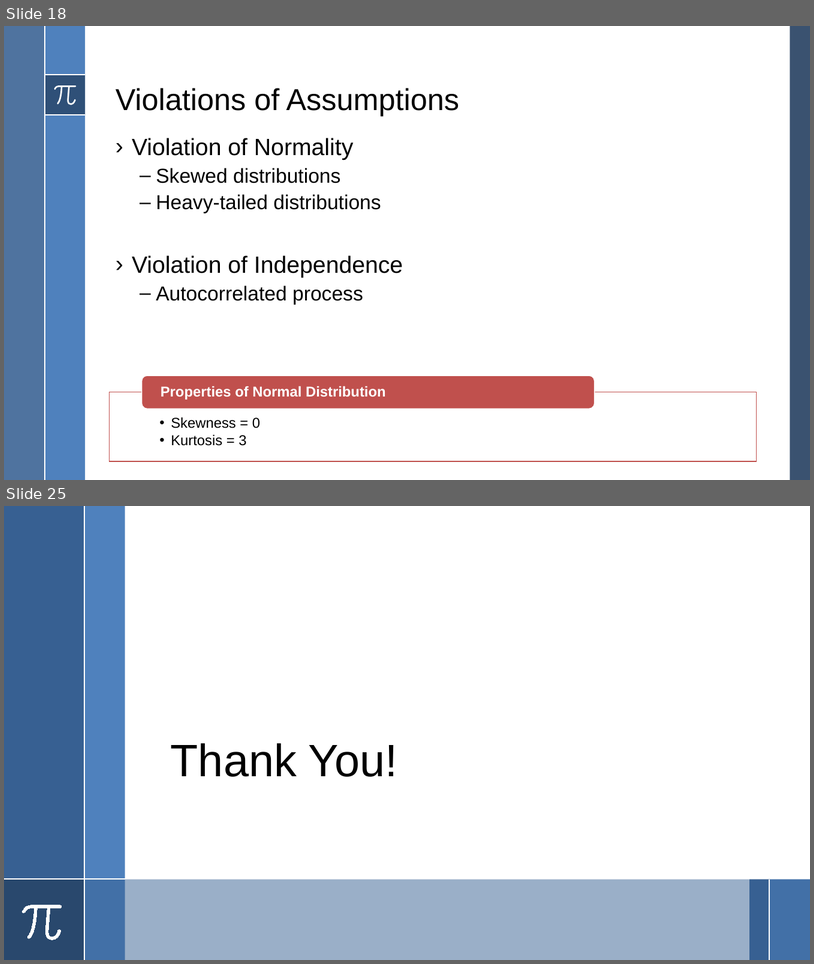
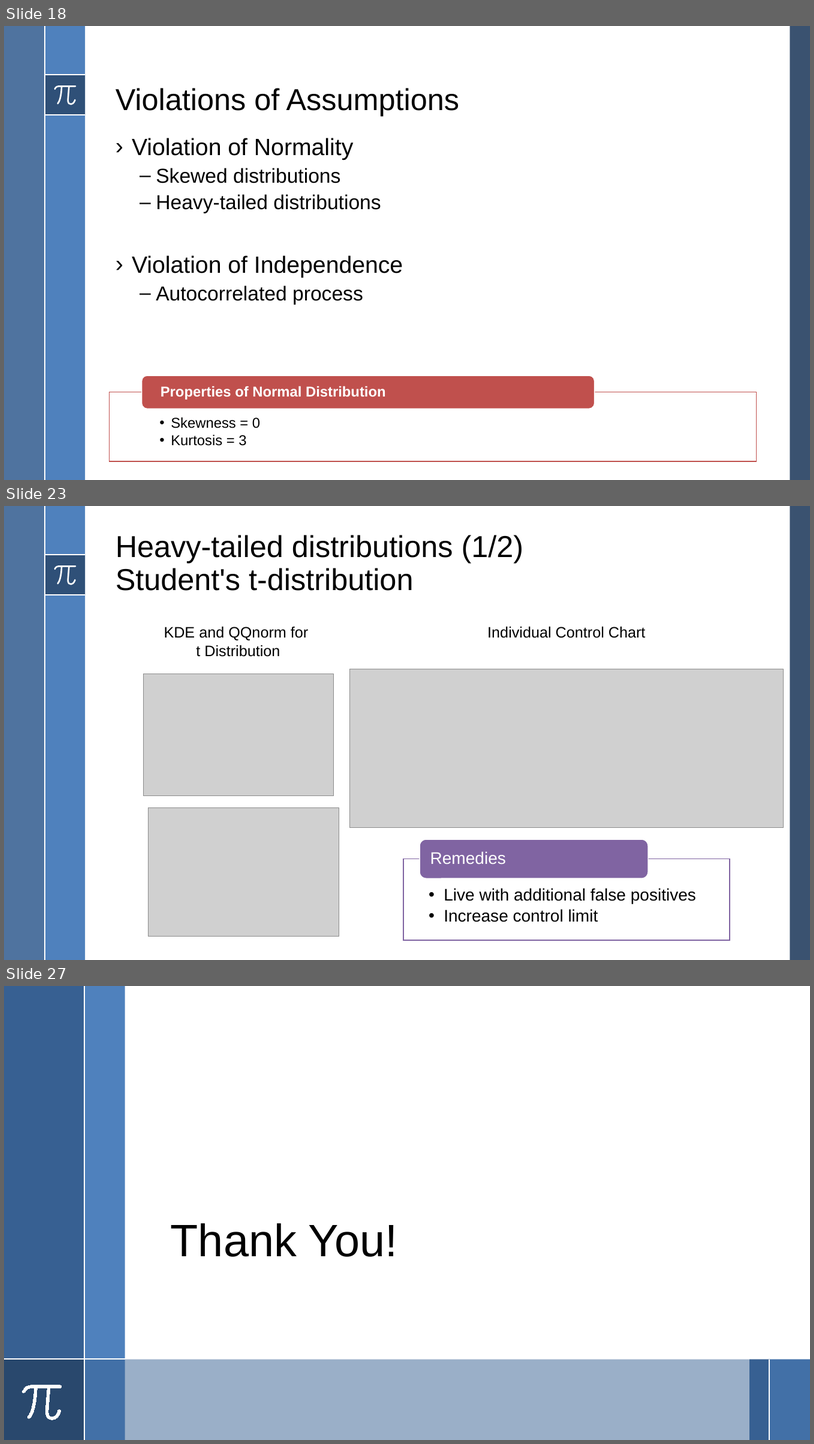
Before and after one commit to howewenann/spc_charts, a slide deck: reports/Statistical Process Control.pptx. Shown one above the other, each under a label of ours: slides 18 and 25 before the commit, slides 18, 23 and 27 after it; the slides between them are not shown. The pictures are 814x964 and 814x1444 pixels, drawn with LibreOffice and Linux fonts; fonts in the diff are those of the drawing; grey boxes stand for pictures. Boxes give left, top, right and bottom in pixels: in the first picture for what was removed or moved away, otherwise in the second. Text is boxed around its words. In the diff, an @@ line names an element or a change of style, - is before the commit and + after.

```diff
--- a/reports/Statistical Process Control.pptx
+++ b/reports/Statistical Process Control.pptx
@@ slide 23 added at <box>4,506,810,960</box>, background #FFFFFF; not listed: 8 template elements that a slide beside it also shows @@
@@ title added at <box>116,535,524,591</box>, 36 pt, text #000000 @@
+Heavy-tailed distributions (1/2)
+Student's t-distribution
@@ text added at <box>164,626,308,657</box>, 18 pt, text #000000 @@
+KDE and QQnorm for
+t Distribution
@@ text added at <box>488,626,646,638</box>, 18 pt, text #000000 @@
+Individual Control Chart
@@ picture added at <box>143,673,333,796</box> @@
@@ picture added at <box>350,669,784,827</box> @@
@@ picture added at <box>149,807,339,936</box> @@
@@ group added at <box>403,840,730,940</box>: 2 texts, 1 rectangle, 1 rounded rectangle @@
+  • Live with additional false positives
+  • Increase control limit
+Remedies
@@ what was slide 25 is now slide 27 @@
```
Also in this commit, not shown: 5 slides changed, 3 other slides added, 1 slide removed, 6 other files.
